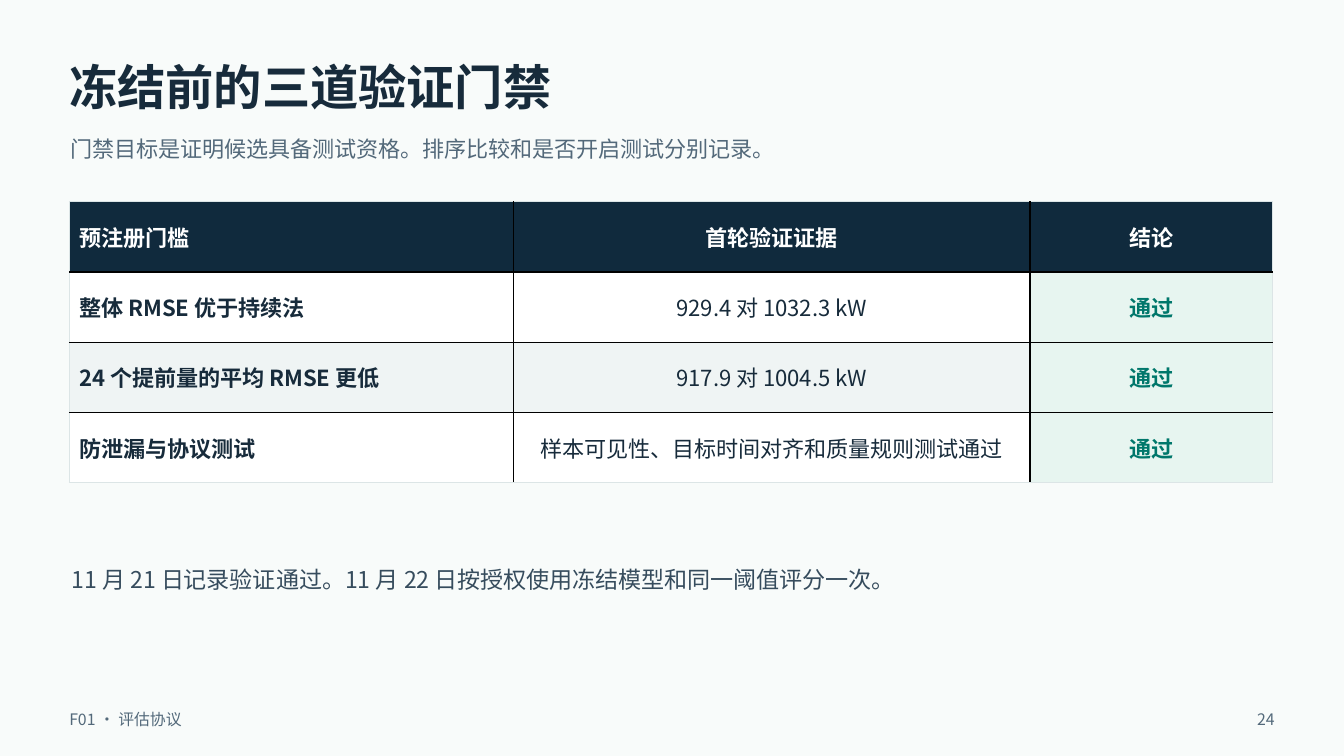
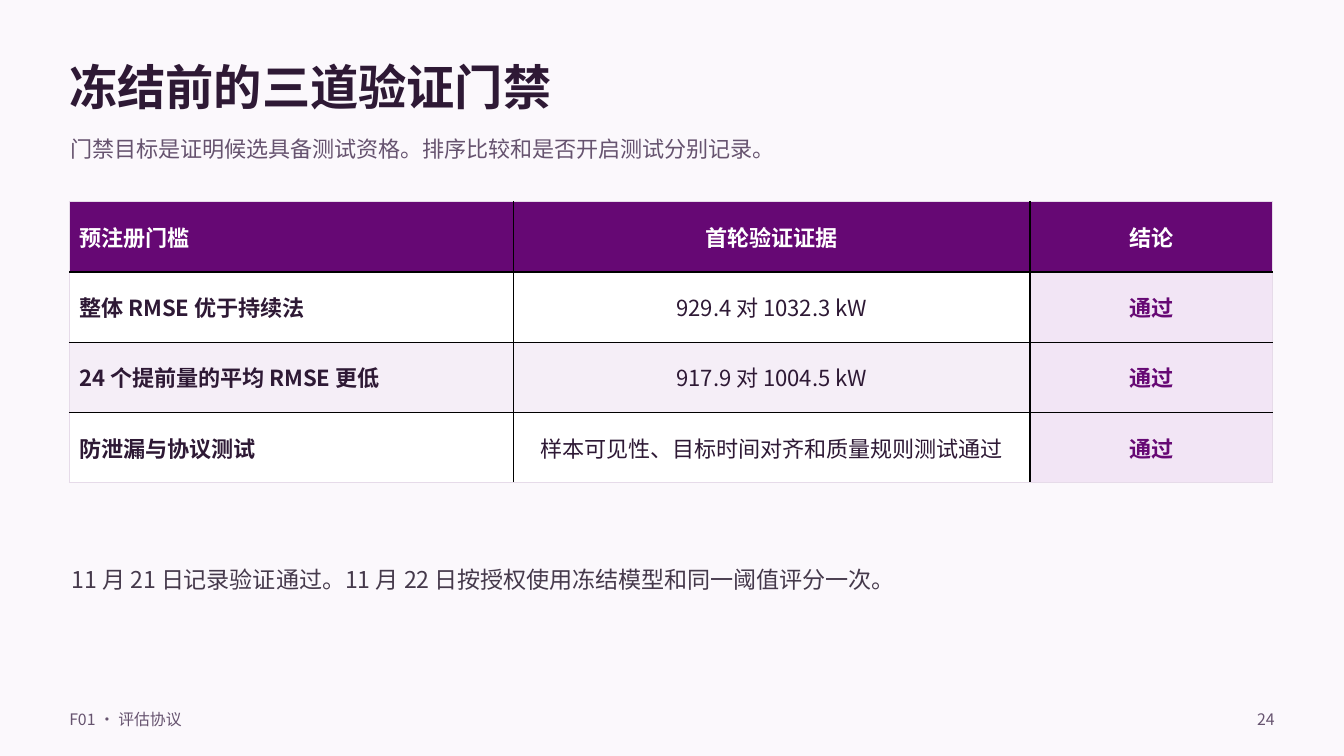
Before and after one commit to Sunhuahai/wind-power-forecasting, a slide deck: slide 24 of docs/研究记录/风电功率预测项目汇报_详版_2026-11-26.pptx. Drawn at 1344x756 pixels with LibreOffice and Linux fonts; fonts in the diff are those of the drawing. Boxes give left, top, right and bottom in pixels: in the first picture for what was removed or moved away, otherwise in the second. Text is boxed around its words. In the diff, an @@ line names an element or a change of style, - is before the commit and + after.

```diff
--- a/docs/研究记录/风电功率预测项目汇报_详版_2026-11-26.pptx
+++ b/docs/研究记录/风电功率预测项目汇报_详版_2026-11-26.pptx
@@ background #F8FBFA to #FBF8FC @@
@@ text "冻结前的三道验证门禁" at (69,63,551,110): text colour #172B3B to #2E1935 @@
@@ table at (70,202,1273,483) @@
@@ fill #102A3D to #660874 in row 1 @@
@@ fill #E7F5F0 to #F2E5F5 in 3 cells @@
@@ fill #EFF4F4 to #F5EEF7 in 2 cells @@
@@ text colour #172B3B to #2E1935 in "整体 RMSE 优于持续法", "929.4 对 1032.3 kW", "24 个提前量的平均 RMSE 更低", "917.9 对 1004.5 kW" and 2 more places @@
@@ text colour #00776B to #660874 in "通过", "通过", "通过" @@
@@ borders changed @@
@@ text "11 月 21 日记录验证通过。11 月 ..." at (71,568,895,590): text colour #364C5D to #45394B @@
@@ text colour #53697A to #66536F in 3 elements at (70,138,774,159), (69,712,181,727), (1257,713,1275,725) @@
```
Also in this commit, not shown: 29 other slides changed.
